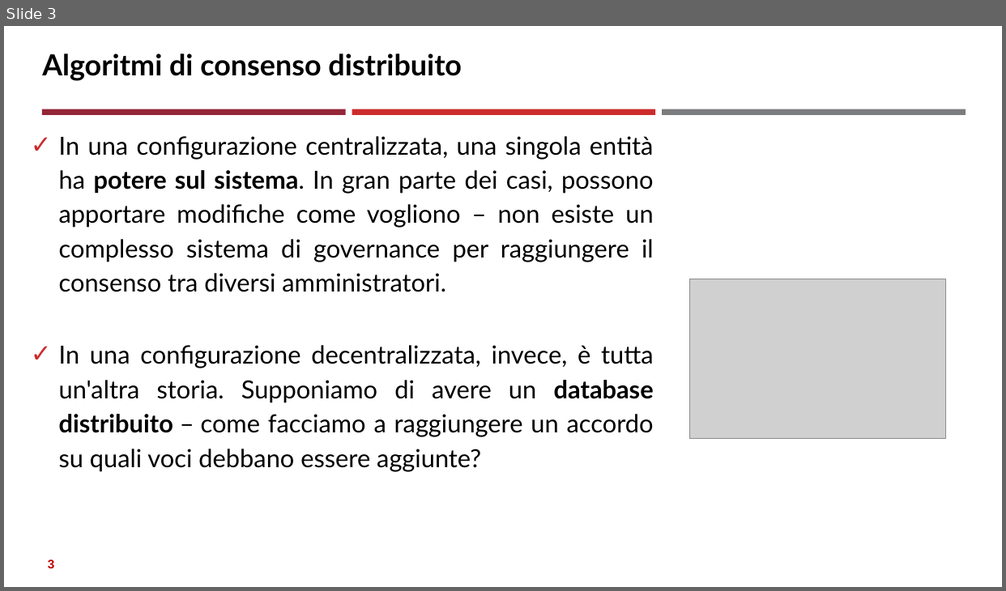
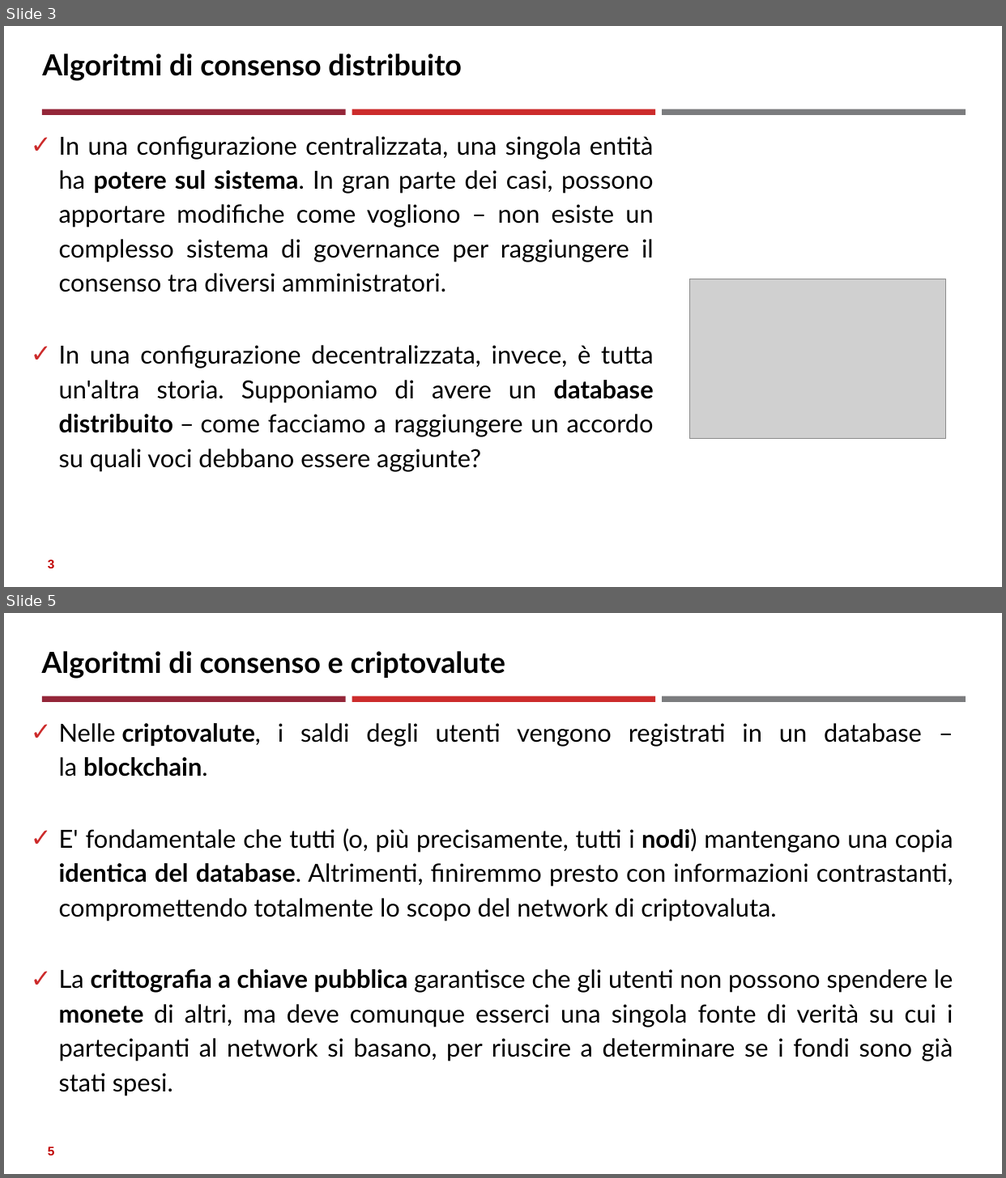
Before and after one commit to neural1977/data_science_interview_material, a slide deck: Assicurazioni/Algoritmi di consenso distribuito_ita.pptx. Shown one above the other, each under a label of ours: slide 3 before the commit, slides 3 and 5 after it; the slides between them are not shown. The pictures are 1006x591 and 1006x1178 pixels, drawn with LibreOffice and Linux fonts; fonts in the diff are those of the drawing; grey boxes stand for pictures. Boxes give left, top, right and bottom in pixels: in the first picture for what was removed or moved away, otherwise in the second. Text is boxed around its words. In the diff, an @@ line names an element or a change of style, - is before the commit and + after.

```diff
--- a/Assicurazioni/Algoritmi di consenso distribuito_ita.pptx
+++ b/Assicurazioni/Algoritmi di consenso distribuito_ita.pptx
@@ slide 5 added at (4, 613, 1002, 1174), background #FFFFFF; not listed: 3 template elements that a slide beside it also shows @@
@@ title added at (42, 651, 505, 679), 28 pt, text #000000, bold @@
+Algoritmi di consenso e criptovalute
@@ text added at (59, 723, 953, 1062), 24 pt, text #000000 @@
+✓ Nelle criptovalute, i saldi degli utenti vengono registrati in un database – la blockchain.
+✓ E' fondamentale che tutti (o, più precisamente, tutti i nodi) mantengano una copia identica del database. Altrimenti, finiremmo presto con informazioni contrastanti, compromettendo totalmente lo scopo del network di criptovaluta.
+✓ La crittografia a chiave pubblica garantisce che gli utenti non possono spendere le monete di altri, ma deve comunque esserci una singola fonte di verità su cui i partecipanti al network si basano, per riuscire a determinare se i fondi sono già stati spesi.
@@ page number added at (48, 1147, 55, 1156), 12 pt, text #C00000, bold @@
+5
```
Also in this commit, not shown: 2 slides changed, 3 other slides added, 2 other files.
